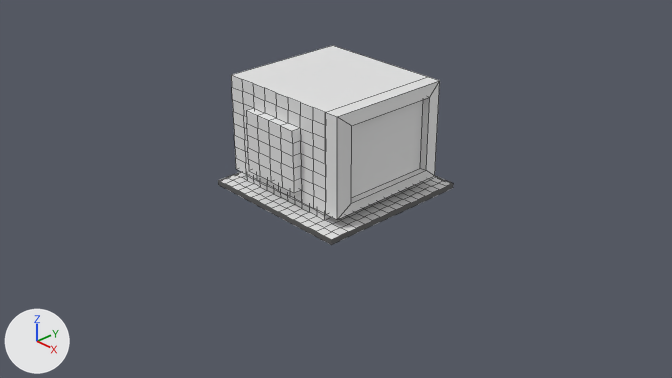
A saved change to the Blender file Drug Office/Assets/Graphic Assets/komputer.blend.
One viewpoint serves both versions: the file's camera 'Camera'. Arrows for +X, +Y and +Z are at lower left; the lights stay in place. Mesh edges are drawn as thin lines.

Before the edit, the objects in view are built like this:
```python
me_cube = bpy.data.meshes.new('Cube')
me_cube.from_pydata(...)  # 1630 vertices, 1628 faces; spans x -1.0..1.0, y -1.0..1.0, z -1.0..4.95
me_cube.materials.append(mat_material)  # white #e7e7e7
me_kostka = bpy.data.meshes.new('Kostka')
me_kostka.from_pydata(...)  # 16 vertices, 14 faces; spans x -1.0..1.0, y -1.0..1.0, z -1.0..1.0
me_kostka_001 = bpy.data.meshes.new('Kostka.001')
me_kostka_001.from_pydata(...)  # 103 vertices, 87 faces; spans x -1.0..1.0, y -1.14..1.0, z -1.0..1.0
ob_cube = bpy.data.objects.new('Cube', me_cube)
ob_cube.location = (0.0, 0.0, 0.0)
ob_cube.scale = (1.0, 1.0, 0.03)
ob_kostka = bpy.data.objects.new('Kostka', me_kostka_001)
ob_kostka.location = (-0.1, 0.0, 0.75)
ob_kostka.scale = (0.8, 0.8, 0.6)
ob_kostka_001 = bpy.data.objects.new('Kostka.001', me_kostka)
ob_kostka_001.location = (0.8, 0.0, 0.75)
ob_kostka_001.scale = (0.1, 0.8, 0.6)
```
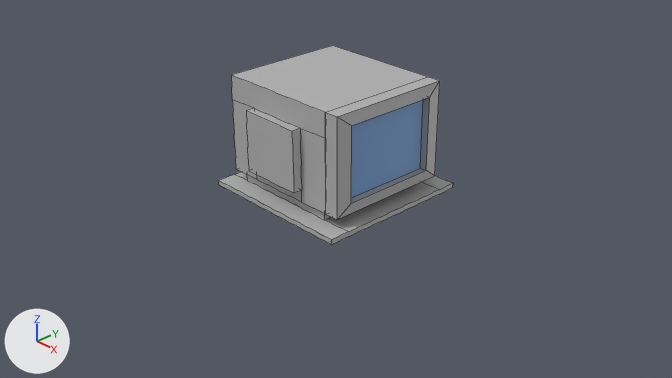
Location of each change, [x1, y1, x2, y2] in pixels of the pictures (672 x 378 px):
'Kostka.001', recoloured, surface changed
    both: [325, 77, 440, 220]
part 1 of me_cube, deleted
    before: [218, 172, 453, 245]
part 2 of me_cube, deleted
    before: [247, 175, 331, 220]
part 3 of me_kostka_001, cut back
    both: [231, 75, 326, 214]
part 4 of me_kostka_001, recoloured (white to grey)
    both: [232, 45, 427, 112]
part 5 of me_kostka, surface changed
    both: [326, 77, 440, 220]

Edits to the bpy script that builds the scene:
```text
Add img_pixil_frame_0__1__png:
    img_pixil_frame_0__1__png = load_image('pixil-frame-0 (1).png', 'pixil-frame-0 (1).png', 100, 100, 'sRGB')
Add mat_materiał:
    mat_materiał = principled_material('Materiał')
    mat_materiał.texture = img_pixil_frame_0__1__png
Change me_cube:
    used by ob_cube; location = (0.0, 0.0, 0.0); scale = (1.0, 1.0, 0.03)
    remove me_cube.from_pydata(...)  # 1630 vertices, 1628 faces; spans x -1.0..1.0, y -1.0..1.0, z -1.0..4.95
    remove me_cube.materials.append(mat_material)  # white #e7e7e7
    add me_cube.from_pydata(...)  # 290 vertices, 14 faces; spans x -1.0..1.0, y -1.0..1.0, z -1.0..4.95
    me_cube part 1: 1188 vertices removed from x -1.0..1.0, y -1.0..1.0, z -1.0..1.0
    me_cube part 2: 42 vertices removed from x -0.75..0.62, y -0.75..0.75, z 3.09
    add me_cube.materials.append(mat_materiał)  # picture img_pixil_frame_0__1__png
Change me_kostka_001:
    used by ob_kostka; location = (-0.1, 0.0, 0.75); scale = (0.8, 0.8, 0.6)
    remove me_kostka_001.from_pydata(...)  # 103 vertices, 87 faces; spans x -1.0..1.0, y -1.14..1.0, z -1.0..1.0
    add me_kostka_001.from_pydata(...)  # 74 vertices, 14 faces; spans x -1.0..1.0, y -1.14..1.0, z -1.0..1.0
    me_kostka_001 part 3
    29 vertices are removed from x -0.75..0.75, y -1.14..-1.0, z -0.75..0.75
    82 faces are deleted
    9 new faces join them
    me_kostka_001 part 4: 5 faces spanning x -1.0..1.0, y -1.0..1.0, z -1.0..1.0 switch from no material to mat_materiał (picture img_pixil_frame_0__1__png)
Change me_kostka:
    where me_kostka.from_pydata(...)  # 16 vertices, 14 faces; spans x -1.0..1.0, y -1.0..1.0, z -1.0..1.0
    used by ob_kostka_001; location = (0.8, 0.0, 0.75); scale = (0.1, 0.8, 0.6)
    me_kostka part 5: texture (UV) coordinates of 12 of 14 faces, centred in x -0.12..0.88, y -0.88..1.0, z -1.0..1.0, changed; they spanned u 0.12..0.88, v 0.25..0.78 and now span u 0.01..0.99, v 0.01..0.94
    add me_kostka.materials.append(mat_materiał)  # picture img_pixil_frame_0__1__png
```
